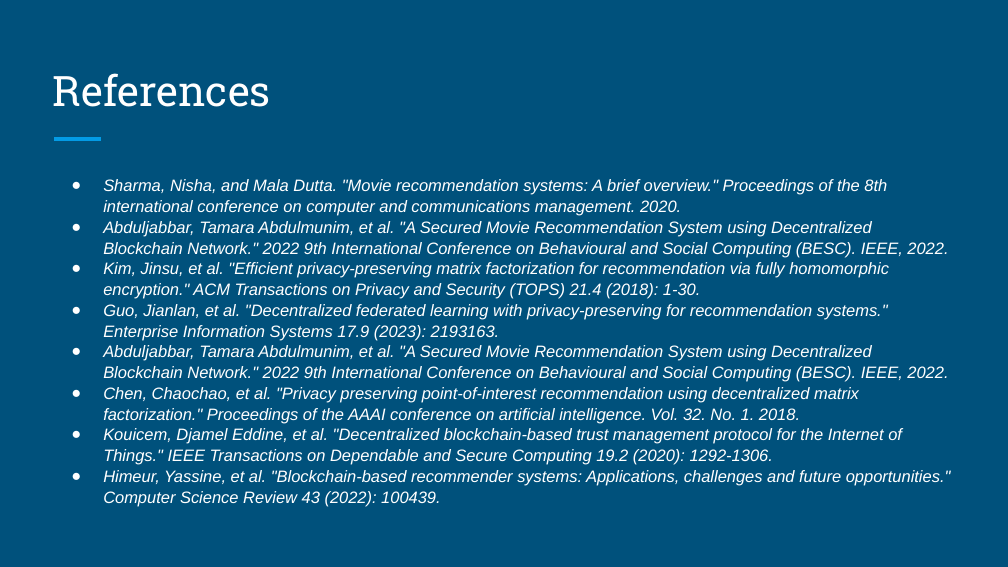
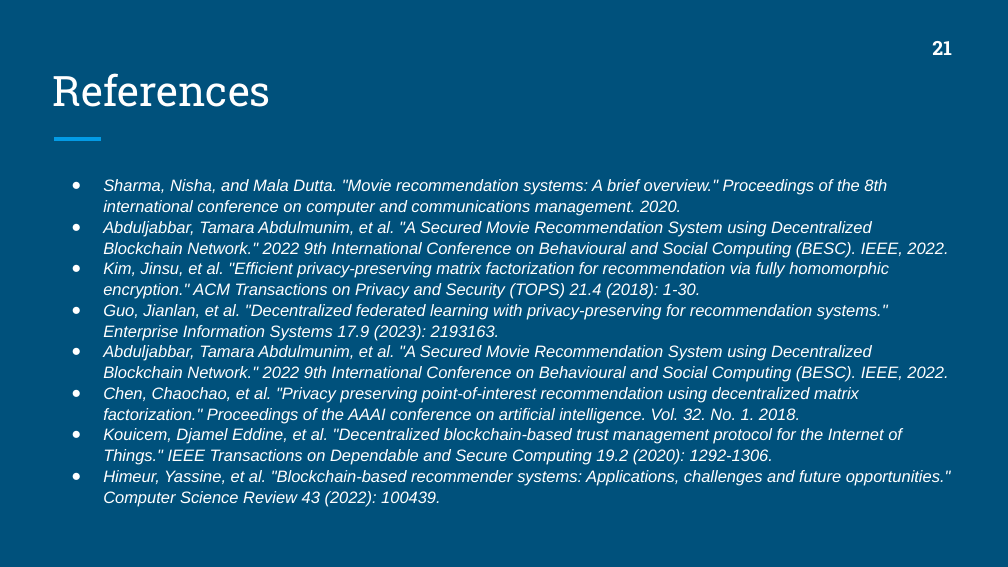
Before and after one commit to sakibrokoni/CSE707, a slide deck: slide 22 of Task 4b/CSE707_Task 4b_Group6.pptx (slide 19 before the commit). Drawn at 1008x567 pixels with LibreOffice and Linux fonts; fonts in the diff are those of the drawing. Boxes give left, top, right and bottom in pixels: in the first picture for what was removed or moved away, otherwise in the second. Text is boxed around its words. In the diff, an @@ line names an element or a change of style, - is before the commit and + after.

```diff
--- a/Task 4b/CSE707_Task 4b_Group6.pptx
+++ b/Task 4b/CSE707_Task 4b_Group6.pptx
@@ text added at (x1=932, y1=41, x2=951, y2=55), 14 pt, text #FFFFFF, bold @@
+21
```
Also in this commit, not shown: 15 other slides changed, 3 slides added, 1 other file.
